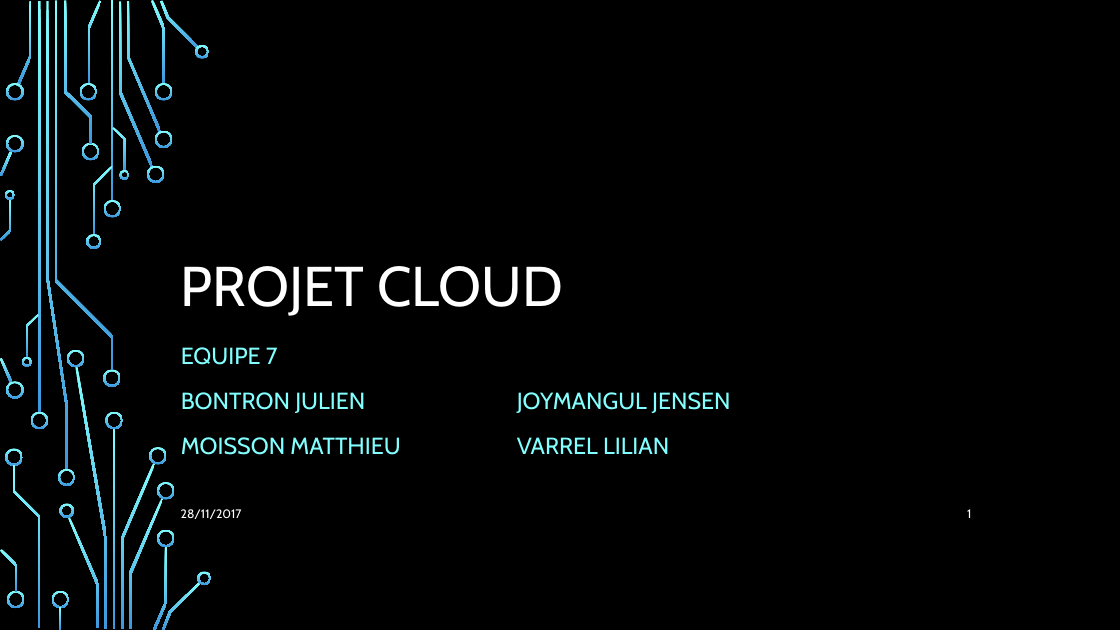
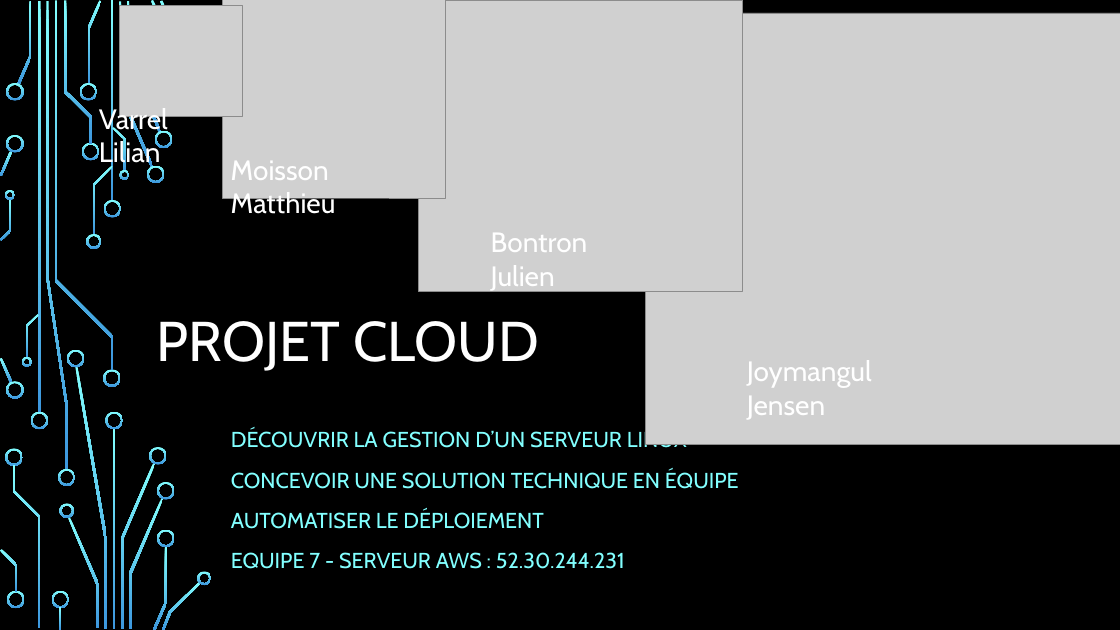
Before and after one commit to Julienbtn/cloud-project-equipe-7, a slide deck: slide 1 of Presentation Cloud.pptx. Drawn at 1120x630 pixels with LibreOffice and Linux fonts; fonts in the diff are those of the drawing; grey boxes stand for pictures; background and template pictures are left out. Boxes give left, top, right and bottom in pixels: in the first picture for what was removed or moved away, otherwise in the second. Text is boxed around its words. In the diff, an @@ line names an element or a change of style, - is before the commit and + after.

Commit message:
update presentation

```diff
--- a/Presentation Cloud.pptx
+++ b/Presentation Cloud.pptx
@@ picture added at bbox=[120, 6, 243, 117] @@
@@ picture added at bbox=[223, 0, 445, 198] @@
@@ picture added at bbox=[418, 0, 743, 292] @@
@@ picture added at bbox=[645, 13, 1120, 444] @@
@@ freeform shape removed at bbox=[195, 45, 210, 58] @@
@@ freeform shape removed at bbox=[155, 83, 172, 101] @@
@@ text added at bbox=[99, 105, 168, 169], 24 pt, text #FFFFFF @@
+Varrel Lilian
@@ title "PROJET CLOUD": place and size @@
-title "PROJET CLOUD" at bbox=[181, 266, 562, 316]
+title "PROJET CLOUD" at bbox=[157, 321, 538, 371]
@@ text added at bbox=[231, 161, 336, 220], 24 pt, text #FFFFFF @@
+Moisson Matthieu
@@ text added at bbox=[491, 233, 588, 292], 24 pt, text #FFFFFF @@
+Bontron Julien
@@ text added at bbox=[747, 360, 872, 419], 24 pt, text #FFFFFF @@
+Joymangul Jensen
@@ subtitle at bbox=[231, 429, 739, 569]: text changed; size 20 to 18.5 pt @@
-EQUIPE 7
-BONTRON JULIEN JOYMANGUL JENSEN
-MOISSON MATTHIEU VARREL LILIAN
+DÉCOUVRIR LA GESTION D’UN SERVEUR LINUX
+CONCEVOIR UNE SOLUTION TECHNIQUE EN ÉQUIPE
+AUTOMATISER LE DÉPLOIEMENT
+EQUIPE 7 - SERVEUR AWS : 52.30.244.231
@@ text removed at bbox=[181, 509, 242, 519] @@
-28/11/2017
@@ page number removed at bbox=[967, 509, 971, 518] @@
-1
```
Also in this commit, not shown: 10 other slides changed.
